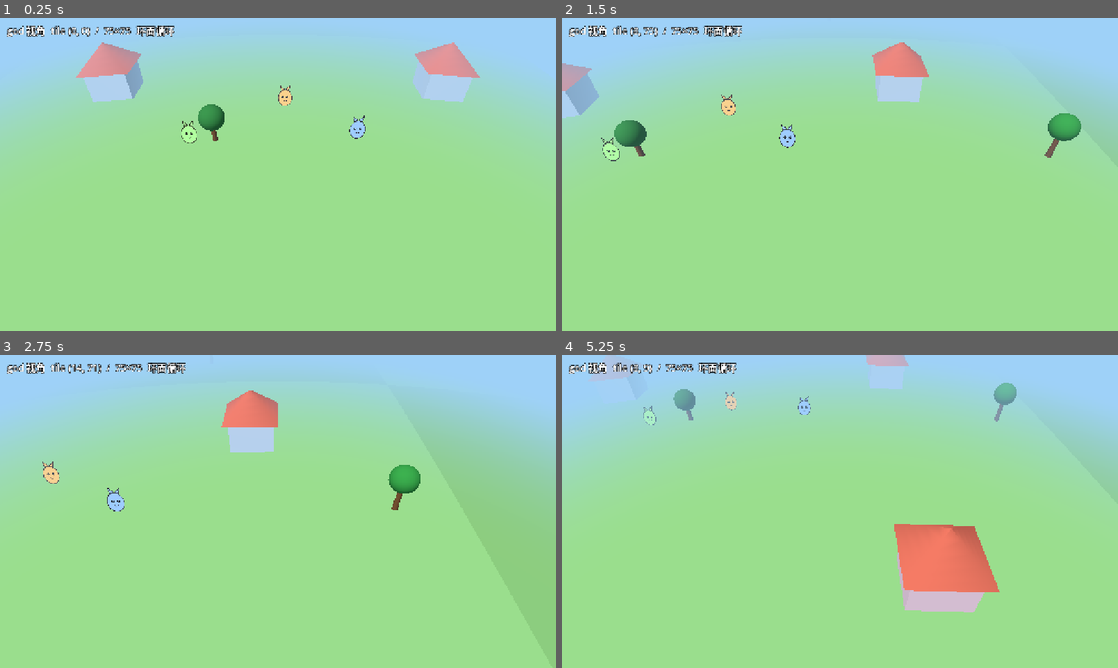
Above: before the commit, frames 1-4 (two rows, left to right).
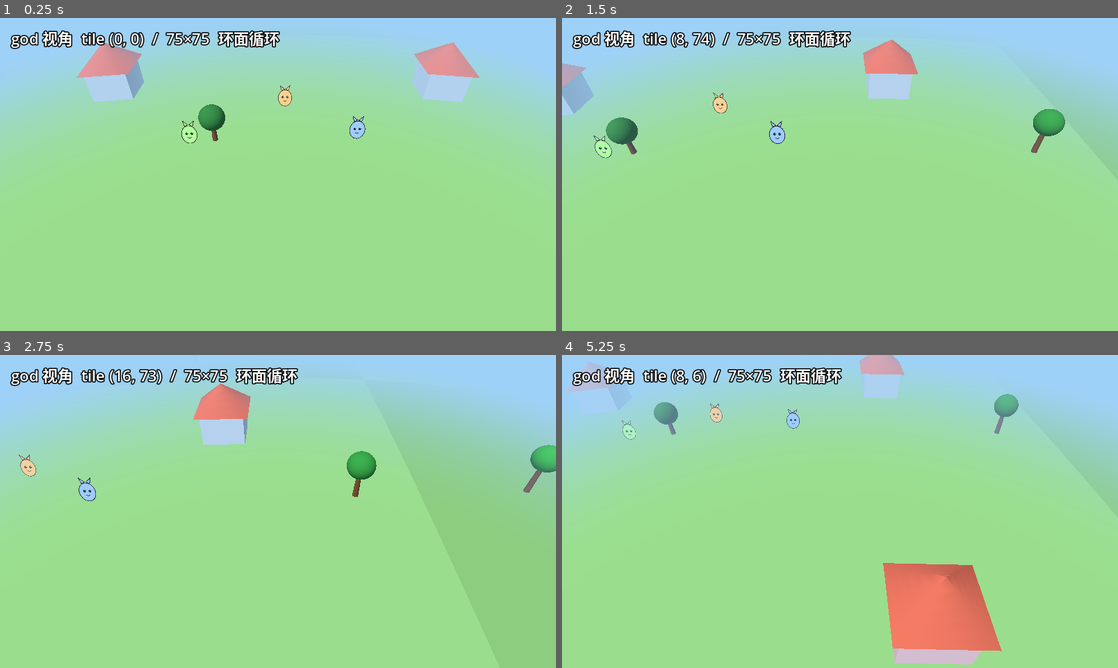
Above: after the commit, the same moments.

Repository: hoveychen/maliang
Game: Godot game, scene res://main.tscn
Same seed, same stepped clock (60 frames per second), same inputs: the game is played once before the commit and once after it.
Inputs (mouse positions are in pixels of both pictures, inside the frame that each line leads up to):
- Up to frame 1 (0.25 s): no input
- Up to frame 2 (1.5 s): tap Enter (ui_accept) at 0.5, 0.77 s; move the mouse to (962, 158) at 0.52 s; hold Right (ui_right) 0.53-1.25 s; click (962, 158) at 0.67 s; drag from (728, 190) to (812, 237) at 1.27 s
- Up to frame 3 (2.75 s): tap Enter (ui_accept) at 2 s; move the mouse to (333, 442) at 2.02 s; hold Right (ui_right) from 2.03 s (still down)
- Up to frame 4 (5.25 s): release Right (ui_right) at 2.75 s; drag from (812, 574) to (673, 464) at 2.77 s; tap Enter (ui_accept) at 3.5, 3.77, 5 s; move the mouse to (1006, 558) at 3.52 s; hold Left (ui_left) 3.53-4.25 s; drag from (673, 464) to (756, 433) at 4.27 s; move the mouse to (867, 511) at 5.02 s; hold Down (ui_down) from 5.03 s (still down); click (867, 511) at 5.17 s

The runs differ from the first frame. In frame 1, 2.4% of the frame differs, in the area x 1-87%, y 2-40%; in frame 2, 5.1%; in frame 3, 6.4%; in frame 4, 11%, in the area x 1-83%, y 0-99%.

Commit message:
feat(android): 端侧 ASR Godot 插件 —— Kotlin 包 sherpa-onnx 流式 Zipformer
- asr_plugin/：Android library（AGP 8.6.1/Kotlin 2.1.21 与 gradle 模板对齐），
  MaliangAsrPlugin 提供 initialize/startSession/feedPcm(16k PCM16)/stopSession，
  信号 asr_ready/partial_result/final_result/asr_error；推理单线程 executor，模型从 APK assets 读
- addons/maliang_asr/：EditorExportPlugin，Android 导出注入插件 AAR + sherpa AAR，
  缺产物时警告并回落（导出不带端侧 ASR，运行时走服务端）
- scripts/build-asr-plugin.sh：一键下载 sherpa AAR/模型（只带 int8 运行件，APK 省 ~250MB）+ 构建归位
- AGP 不许 library 模块依赖本地 aar → compileOnly 抽出的 classes.jar，宿主侧由 export 插件补全
- gradle assembleRelease 构建通过（真实产出 maliang-asr-plugin-release.aar）

Diff:
--- a/project.godot
+++ b/project.godot
@@ -23,6 +23,10 @@
 
 window/size/viewport_width=1280
 window/size/viewport_height=720
+
+[editor_plugins]
+
+enabled=PackedStringArray("res://addons/maliang_asr/plugin.cfg")
 window/stretch/mode="canvas_items"
 window/stretch/aspect="keep"
 window/handheld/orientation=1
Not shown, added: addons/maliang_asr/export_plugin.gd
Not shown, added: addons/maliang_asr/maliang_asr_plugin.gd
Not shown, added: addons/maliang_asr/plugin.cfg
Not shown, added: asr_plugin/src/main/AndroidManifest.xml
Not shown, changed: .gitignore
Not shown, added: asr_plugin/build.gradle
Not shown, added: asr_plugin/gradle.properties
Not shown, added: asr_plugin/gradle/wrapper/gradle-wrapper.jar
Not shown, added: asr_plugin/gradle/wrapper/gradle-wrapper.properties
Not shown, added: asr_plugin/gradlew
Not shown, added: asr_plugin/gradlew.bat
Not shown, added: asr_plugin/settings.gradle
(and 2 more such lines)
